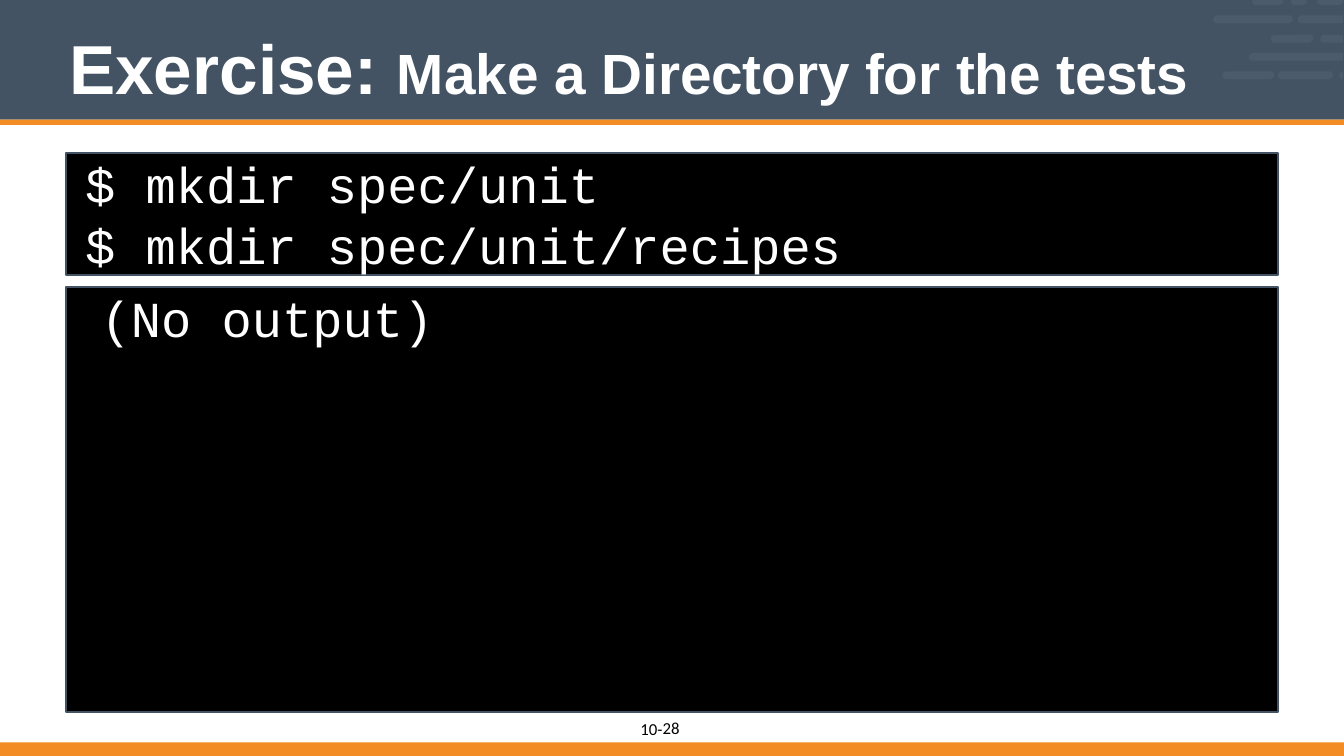
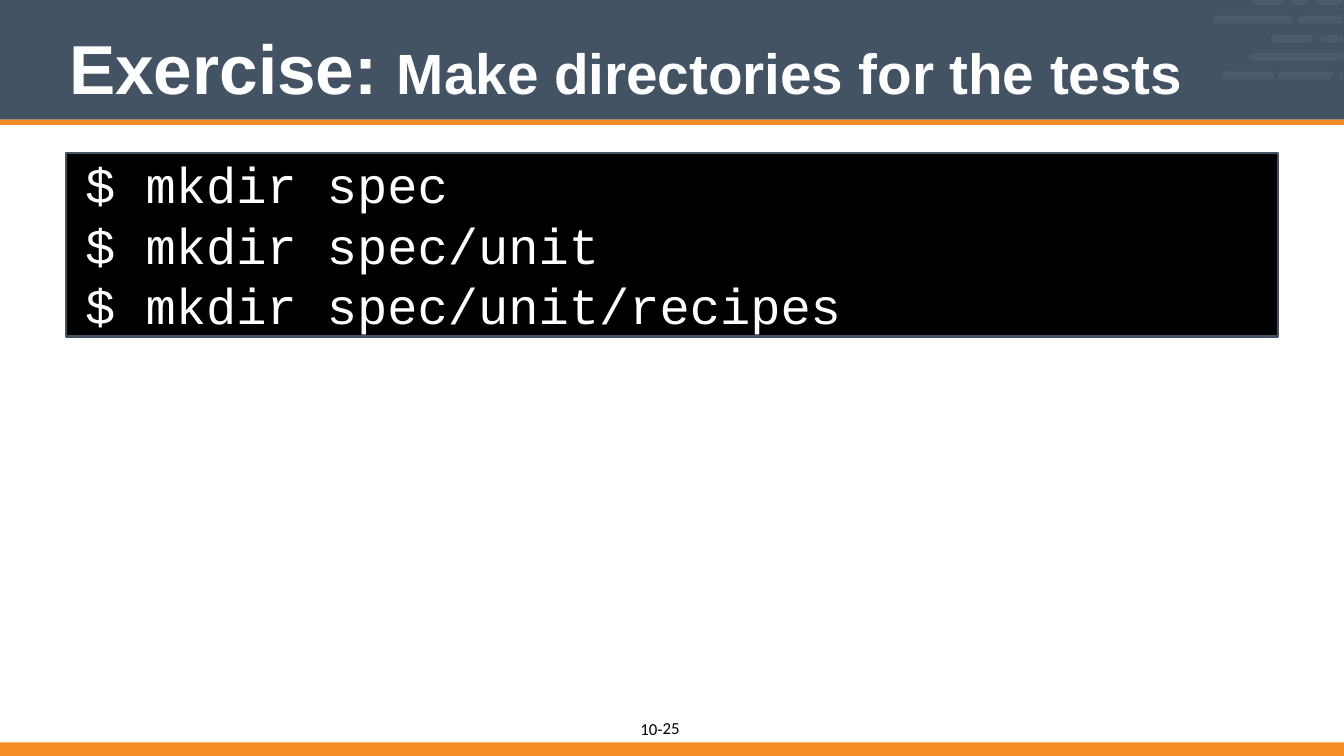
Before and after one commit to vinyar/chef-intermediate, a slide deck: slide 25 of 10-introduction_to_chefspec.pptx (slide 28 before the commit). Drawn at 1344x756 pixels with LibreOffice and Linux fonts; fonts in the diff are those of the drawing. Boxes give left, top, right and bottom in pixels: in the first picture for what was removed or moved away, otherwise in the second. Text is boxed around its words. In the diff, an @@ line names an element or a change of style, - is before the commit and + after.

```diff
--- a/10-introduction_to_chefspec.pptx
+++ b/10-introduction_to_chefspec.pptx
@@ title at bbox=[69, 44, 1182, 95]: text changed @@
-Exercise: Make a Directory for the tests
+Exercise: Make directories for the tests
@@ rectangle "$ mkdir spec": place and size @@
-rectangle "$ mkdir spec" at bbox=[67, 153, 1278, 276]
+rectangle "$ mkdir spec" at bbox=[67, 153, 1278, 336]
@@ rectangle removed at bbox=[67, 286, 1278, 711] @@
-(No output)
@@ page number at bbox=[663, 723, 680, 734]: text changed @@
-28
+25
```
Also in this commit, not shown: 14 other slides changed, 2 slides removed.
